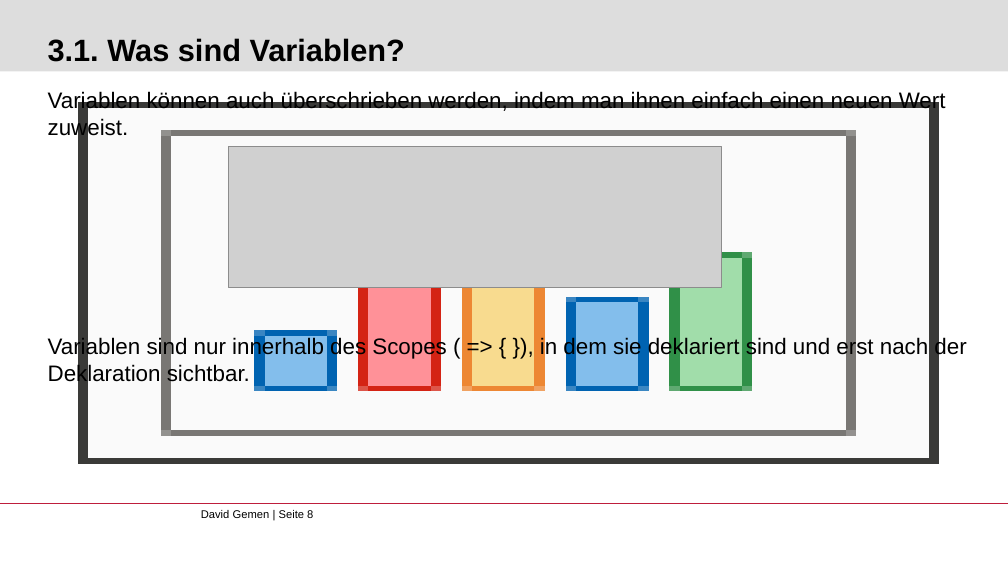
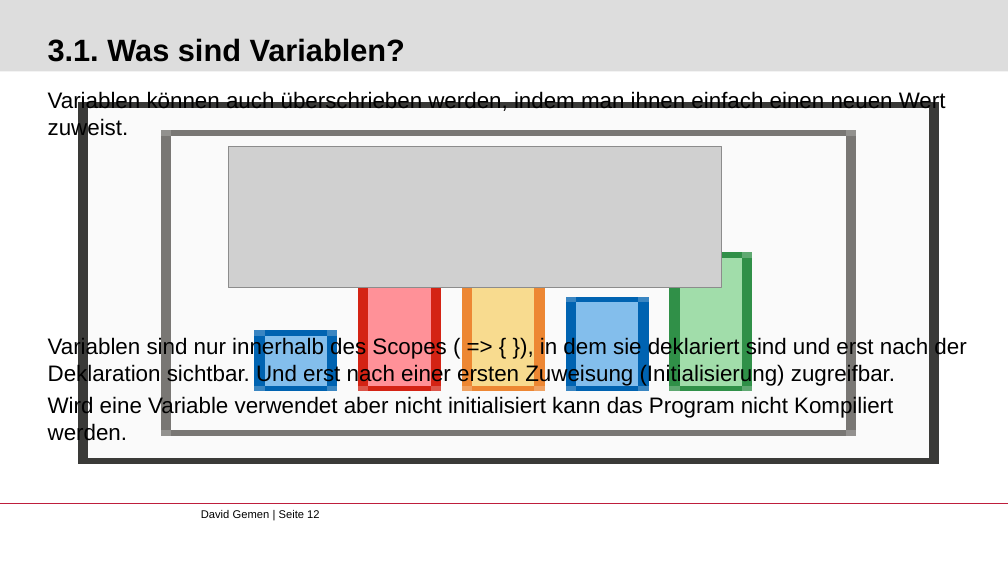
Before and after one commit to gemdav/Programmieren-1-Tutorium, a slide deck: slide 12 of slides/01_first_steps_with_java.pptx (slide 8 before the commit). Drawn at 1008x567 pixels with LibreOffice and Linux fonts; fonts in the diff are those of the drawing; grey boxes stand for pictures; background and template pictures are left out. Boxes give left, top, right and bottom in pixels: in the first picture for what was removed or moved away, otherwise in the second. Text is boxed around its words. In the diff, an @@ line names an element or a change of style, - is before the commit and + after.

Commit message:
Slides 01_first_steps_with_java: Die Rotenpfeile uebersicht eines HelloWorld Programm gegen mehere Folien mit Ausblendungen ausgetauscht, eine Warnungsfolie zu Fehlerkorrekturen mit IDEs

```diff
--- a/slides/01_first_steps_with_java.pptx
+++ b/slides/01_first_steps_with_java.pptx
@@ text at [48,337,966,445]: text changed @@
-Variablen sind nur innerhalb des Scopes ( => { }), in dem sie deklariert sind und erst nach der Deklaration sichtbar.
+Variablen sind nur innerhalb des Scopes ( => { }), in dem sie deklariert sind und erst nach der Deklaration sichtbar. Und erst nach einer ersten Zuweisung (Initialisierung) zugreifbar.
+Wird eine Variable verwendet aber nicht initialisiert kann das Program nicht Kompiliert werden.
@@ text at [201,510,319,518]: text changed @@
-David Gemen | Seite 8
+David Gemen | Seite 12
```
Also in this commit, not shown: 2 other slides changed, 5 slides added.
